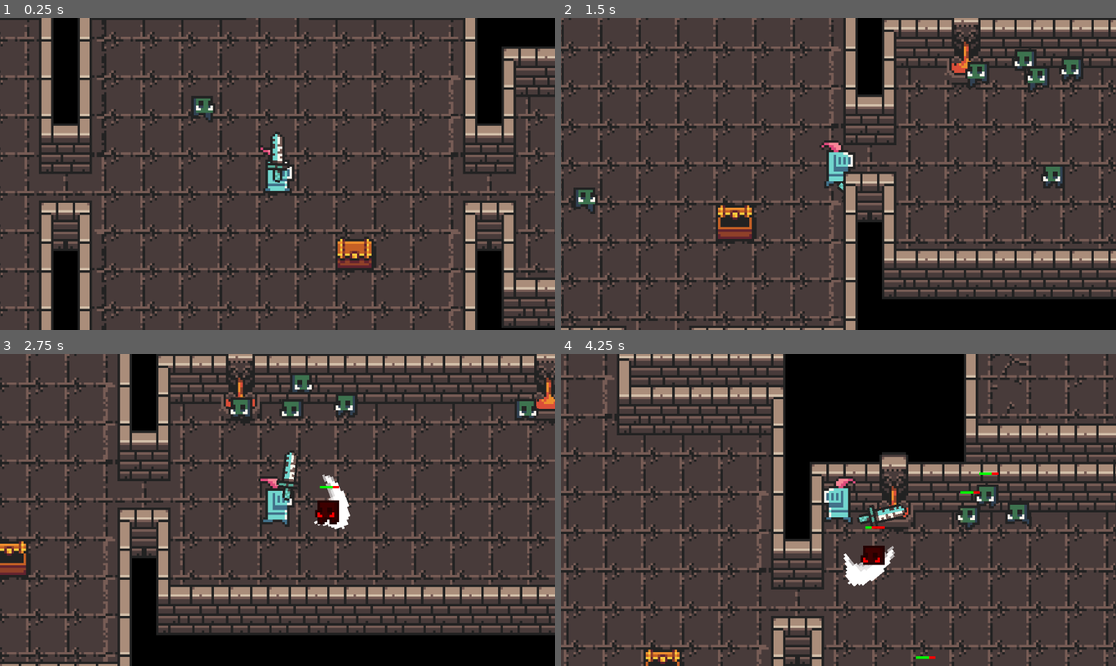
Above: before the commit, frames 1-4 (two rows, left to right).
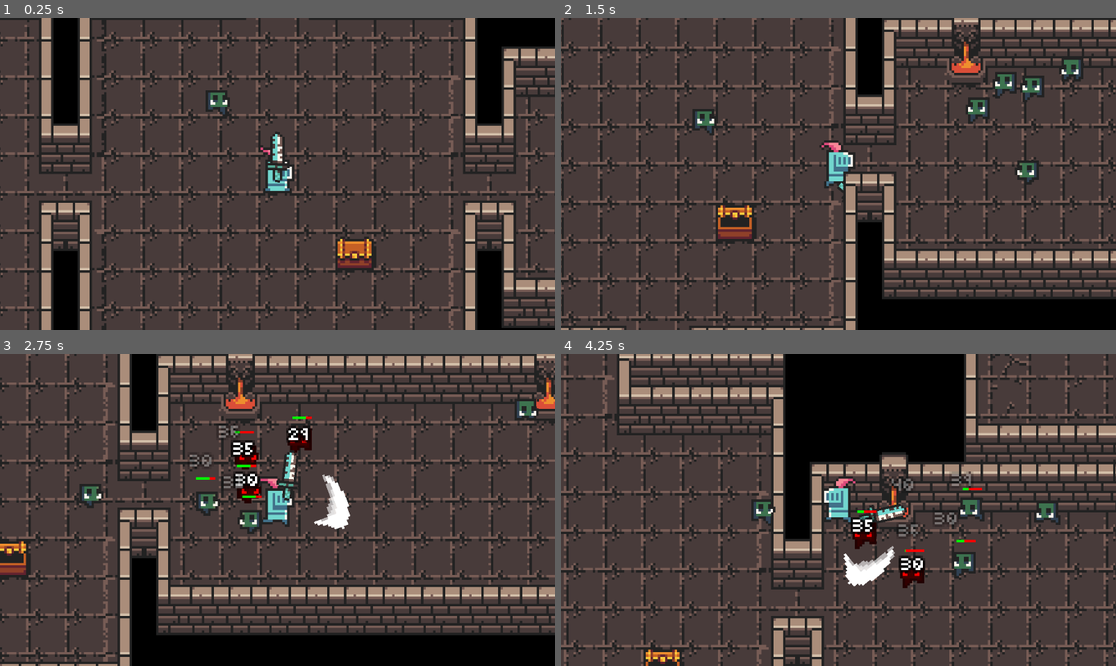
Above: after the commit, the same moments.

Repository: annoah-edu/tcss360-dungeon-rpg
Game: Godot game, scene res://scenes/map/map.tscn
Same seed, same stepped clock (60 frames per second), same inputs: the game is played once before the commit and once after it.
Inputs (mouse positions are in pixels of both pictures, inside the frame that each line leads up to):
- Up to frame 1 (0.25 s): no input
- Up to frame 2 (1.5 s): move the mouse to (960, 158) at 0.52 s; press the mouse at (960, 158) at 0.53 s; hold D (move right) 0.53-1.28 s; move the mouse to (727, 189) at 1.27 s; release the mouse at (727, 189) at 1.28 s; hold S (move down) from 1.28 s (still down); click (727, 189) at 1.35 s
- Up to frame 3 (2.75 s): move the mouse to (333, 441) at 2.02 s; release S (move down) at 2.03 s; press the mouse at (333, 441) at 2.03 s; hold D (move right) from 2.03 s (still down)
- Up to frame 4 (4.25 s): move the mouse to (810, 572) at 2.77 s; release D (move right) at 2.78 s; release the mouse at (810, 572) at 2.78 s; hold W (move up) 2.78-3.53 s; click (810, 572) at 2.85 s; move the mouse to (1005, 556) at 3.52 s; press the mouse at (1005, 556) at 3.53 s; hold A (move left) from 3.53 s (still down)

The runs differ from the first frame. In frame 1, 0.4% of the frame differs, in the area x 34-42%, y 23-34%; in frame 2, 2.2%; in frame 3, 3.4%, in the area x 14-65%, y 6-58%; in frame 4, 3.0%.

Commit message:
Added damage numbers and enemies chase AI

Diff:
--- a/player.gd
+++ b/player.gd
@@ -1,9 +1,10 @@
 extends CharacterBody2D
+class_name Player
 
 const SPEED = 100.0
 
-@export var atk_dmg: int = 1
-@export var knockback_strength: int = 130
+@export var atk_dmg: int = 34
+@export var knockback_strength: int = 150
 @export var atk_rate: float = 0.5
 
 @onready var sprite: AnimatedSprite2D = $AnimatedSprite2D # The visual character sprite
@@ -118,4 +119,5 @@
 ## Damages enemies inside the current weapon's range by looping over the array of enemies.
 func _damage_enemies() -> void:
 	for enemy in enemies_in_range:
-		enemy.take_damage(atk_dmg, weapon_hitbox.global_position, knockback_strength)
+		var total_damage: int = round(atk_dmg * randf_range(0.80, 1.20)) # 20% random damage deviation per attack
+		enemy.take_damage(total_damage, weapon_hitbox.global_position, knockback_strength)
--- a/project.godot
+++ b/project.godot
@@ -17,6 +17,7 @@
 
 [autoload]
 
+GameState="*uid://hrgcnaxhmf8"
 SpawnDirector="*res://scripts/autoload/spawn_director.gd"
 EnemySpawner="*uid://ccpoi4jhvkcog"
 
--- /dev/null
+++ b/scenes/effects/damage_number.tscn
@@ -0,0 +1,45 @@
+[gd_scene format=3 uid="uid://i0eqyb8t0yhg"]
+
+[ext_resource type="Script" uid="uid://b6ceekc5ry1vg" path="res://scripts/damage_number.gd" id="1_m808r"]
+[ext_resource type="FontFile" uid="uid://gjx27xqeqipa" path="res://resources/fonts/pixel.ttf" id="3_gasoy"]
+
+[sub_resource type="Theme" id="Theme_d1ilt"]
+default_font = ExtResource("3_gasoy")
+default_font_size = 12
+
+[node name="DamageNumber" type="Control" unique_id=1411287983]
+z_index = 1
+layout_mode = 3
+anchors_preset = 15
+anchor_right = 1.0
+anchor_bottom = 1.0
+offset_left = 954.0
+offset_top = 536.0
+offset_right = -954.0
+offset_bottom = -536.0
+grow_horizontal = 2
+grow_vertical = 2
+script = ExtResource("1_m808r")
+
+[node name="Damage" type="Label" parent="." unique_id=1004739642]
+layout_mode = 1
+anchors_preset = 8
+anchor_left = 0.5
+anchor_top = 0.5
+anchor_right = 0.5
+anchor_bottom = 0.5
+offset_left = -9.0
+offset_top = -6.0
+offset_right = 9.0
+offset_bottom = 6.0
+grow_horizontal = 2
+grow_vertical = 2
+theme = SubResource("Theme_d1ilt")
+theme_override_constants/shadow_offset_x = 4
+theme_override_constants/shadow_offset_y = 4
+theme_override_constants/outline_size = 3
+theme_override_fonts/font = ExtResource("3_gasoy")
+theme_override_font_sizes/font_size = 5
+text = "15"
+horizontal_alignment = 1
+vertical_alignment = 1
--- a/scenes/rooms/room_hall.tscn
+++ b/scenes/rooms/room_hall.tscn
@@ -47,5 +47,5 @@
 position = Vector2(88, 40)
 script = ExtResource("4_b8lqt")
 
-[node name="NavigationRegion2D" type="NavigationRegion2D" parent="." unique_id=1196965733]
+[node name="NavigationRegion" type="NavigationRegion2D" parent="." unique_id=1196965733]
 navigation_polygon = SubResource("NavigationPolygon_tndhx")
--- a/scenes/rooms/room_hall_thin.tscn
+++ b/scenes/rooms/room_hall_thin.tscn
@@ -52,7 +52,7 @@
 position = Vector2(88, 40)
 script = ExtResource("4_dd5th")
 
-[node name="NavigationRegion2D" type="NavigationRegion2D" parent="." unique_id=1196965733]
+[node name="NavigationRegion" type="NavigationRegion2D" parent="." unique_id=1196965733]
 position = Vector2(0, 18.999998)
 scale = Vector2(0.99312836, 0.5501995)
 navigation_polygon = SubResource("NavigationPolygon_tndhx")
--- a/scenes/rooms/room_junction.tscn
+++ b/scenes/rooms/room_junction.tscn
@@ -57,5 +57,5 @@
 position = Vector2(40, 104)
 script = ExtResource("4_270w0")
 
-[node name="NavigationRegion2D" type="NavigationRegion2D" parent="." unique_id=1085963902]
+[node name="NavigationRegion" type="NavigationRegion2D" parent="." unique_id=1085963902]
 navigation_polygon = SubResource("NavigationPolygon_75hbt")
--- a/scenes/rooms/room_junction_thin.tscn
+++ b/scenes/rooms/room_junction_thin.tscn
@@ -6,9 +6,9 @@
 [ext_resource type="Script" uid="uid://xqtnd0548232" path="res://scripts/map/spawn_point.gd" id="4_i41pq"]
 
 [sub_resource type="NavigationPolygon" id="NavigationPolygon_tndhx"]
-vertices = PackedVector2Array(120.640625, 76.89844, 120.640625, 202.39063, 61.648438, 201.24219, 61.648438, 78.359375, 62.039063, 10, 119.63281, 9.7734375, -1, 78.90625, -1, 10, 61.6875, -87.77344, 119.63281, -87.77344, 186.35156, 11.3203125, 185.57031, 76.89844)
-polygons = Array[PackedInt32Array]([PackedInt32Array(0, 1, 2, 3, 4, 5), PackedInt32Array(3, 6, 7, 4), PackedInt32Array(4, 8, 9, 5), PackedInt32Array(0, 5, 10, 11)])
-outlines = Array[PackedVector2Array]([PackedVector2Array(-11, 0, 52, 0, 51.6483, -97.76497, 129.6271, -97.76497, 129.6271, -3.8146973e-06, 196.46608, 1.5518208, 195.45337, 86.90218, 130.63982, 86.90218, 130.63982, 212.6, 51.6483, 211.04816, 51.6483, 88.45401, -11, 89)])
+vertices = PackedVector2Array(61.671875, 78.359375, -7.1328125, 78.96875, -7.1328125, 10, 62.039063, 10, 120.671875, 76.89844, 61.6875, -87.77344, 119.63281, -87.77344, 119.63281, 9.7734375, 120.21875, 222.95313, 61.40625, 222.95313, 186.35156, 11.3203125, 185.57031, 76.89844)
+polygons = Array[PackedInt32Array]([PackedInt32Array(0, 1, 2, 3, 4), PackedInt32Array(3, 5, 6, 7), PackedInt32Array(8, 9, 0, 4), PackedInt32Array(4, 3, 7, 10, 11)])
+outlines = Array[PackedVector2Array]([PackedVector2Array(-17.130053, 0, 52, 0, 51.6483, -97.76497, 129.6271, -97.76497, 129.6271, -3.8146973e-06, 196.46608, 1.5518208, 195.45337, 86.90218, 130.63982, 86.90218, 130.1884, 232.942, 51.39016, 232.942, 51.6483, 88.45401, -17.130053, 89.066055)])
 
 [node name="Room" type="Node2D" unique_id=836727441]
 y_sort_enabled = true
@@ -62,7 +62,7 @@
 position = Vector2(88, 40)
 script = ExtResource("4_i41pq")
 
-[node name="NavigationRegion2D" type="NavigationRegion2D" parent="." unique_id=1196965733]
+[node name="NavigationRegion" type="NavigationRegion2D" parent="." unique_id=1196965733]
 position = Vector2(8, 20)
 scale = Vector2(0.87565404, 0.5838363)
 navigation_polygon = SubResource("NavigationPolygon_tndhx")
--- a/scenes/rooms/room_junction_thin_damaged.tscn
+++ b/scenes/rooms/room_junction_thin_damaged.tscn
@@ -6,9 +6,9 @@
 [ext_resource type="Script" uid="uid://xqtnd0548232" path="res://scripts/map/spawn_point.gd" id="4_wkrfy"]
 
 [sub_resource type="NavigationPolygon" id="NavigationPolygon_tndhx"]
-vertices = PackedVector2Array(120.640625, 77.140625, 120.640625, 202.39063, 61.648438, 201.24219, 61.648438, 78.359375, 184.4375, 75.578125, -1, 78.90625, -1, 10, 129.39063, 10, 184.4375, 11.3125)
-polygons = Array[PackedInt32Array]([PackedInt32Array(0, 1, 2, 3), PackedInt32Array(4, 0, 3, 5, 6, 7, 8)])
-outlines = Array[PackedVector2Array]([PackedVector2Array(-11, 0, 52, 0, 129.6271, -3.8146973e-06, 196.46608, 1.5518208, 194.44066, 85.35036, 130.63982, 86.90218, 130.63982, 212.6, 51.6483, 211.04816, 51.6483, 88.45401, -11, 89)])
+vertices = PackedVector2Array(184.67188, 75.578125, 120.63281, 77.140625, 61.65625, 78.359375, -1, 78.90625, -1, 10, 129.39844, 10, 186.21875, 11.3125, 120.71094, 222.39063, 61.476563, 222.39063)
+polygons = Array[PackedInt32Array]([PackedInt32Array(0, 1, 2, 3, 4, 5, 6), PackedInt32Array(7, 8, 2, 1)])
+outlines = Array[PackedVector2Array]([PackedVector2Array(-11, 0, 52, 0, 129.6271, -3.8146973e-06, 196.46608, 1.5518208, 194.44066, 85.35036, 130.63982, 86.90218, 130.72073, 232.39423, 51.464855, 232.39423, 51.6483, 88.45401, -11, 89)])
 
 [node name="Room" type="Node2D" unique_id=836727441]
 y_sort_enabled = true
@@ -62,7 +62,7 @@
 position = Vector2(88, 40)
 script = ExtResource("4_wkrfy")
 
-[node name="NavigationRegion2D" type="NavigationRegion2D" parent="." unique_id=1196965733]
+[node name="NavigationRegion" type="NavigationRegion2D" parent="." unique_id=1196965733]
 position = Vector2(-2.842171e-14, 19.000002)
 scale = Vector2(0.9715369, 0.5895155)
 navigation_polygon = SubResource("NavigationPolygon_tndhx")
--- a/scenes/rooms/room_start.tscn
+++ b/scenes/rooms/room_start.tscn
@@ -73,5 +73,5 @@
 script = ExtResource("4_w3tkv")
 category = 3
 
-[node name="NavigationRegion2D" type="NavigationRegion2D" parent="." unique_id=1696039948]
+[node name="NavigationRegion" type="NavigationRegion2D" parent="." unique_id=1696039948]
 navigation_polygon = SubResource("NavigationPolygon_3xqj6")
--- a/scenes/rooms/room_test.tscn
+++ b/scenes/rooms/room_test.tscn
@@ -63,5 +63,5 @@
 script = ExtResource("6_spawn")
 category = 0
 
-[node name="NavigationRegion2D" type="NavigationRegion2D" parent="." unique_id=199679897]
+[node name="NavigationRegion" type="NavigationRegion2D" parent="." unique_id=199679897]
 navigation_polygon = SubResource("NavigationPolygon_qkadl")
--- a/scripts/autoload/enemy_spawner.gd
+++ b/scripts/autoload/enemy_spawner.gd
@@ -11,7 +11,7 @@
 	if points.is_empty():
 		return
 	var sp: SpawnPoint = points[randi() % points.size()]
-	var enemy := enemy_scene.instantiate()
+	var enemy: Enemy = enemy_scene.instantiate()
 	get_tree().current_scene.add_child(enemy)
 	enemy.global_position = sp.global_position
 
--- /dev/null
+++ b/scripts/autoload/game_state.gd
@@ -0,0 +1,3 @@
+extends Node
+
+var player: Player
--- /dev/null
+++ b/scripts/damage_number.gd
@@ -0,0 +1,20 @@
+extends Control
+class_name DamageNumber
+
+@export var popup_text: String = "1"
+
+var alpha: float = 1.1
+var x_velocity: float
+var y_velocity: float = -45.0
+
+func _ready() -> void:
+	$Damage.text = str(popup_text)
+	x_velocity = randf_range(-10.0, 10.0)
+
+func _process(delta: float) -> void:
+	position += Vector2(x_velocity, y_velocity) * delta
+	y_velocity += delta * 120
+	alpha -= delta * 1.5
+	modulate.a = clamp(alpha, 0.0, 1.0)
+	if modulate.a <= 0.1:
+		queue_free()
--- a/scripts/enemy.gd
+++ b/scripts/enemy.gd
@@ -1,7 +1,7 @@
 extends CharacterBody2D
 class_name Enemy
 
-@export var max_health: int = 3
+@export var max_health: int = 100
 @export var knockback_recovery_spd: int = 500
 @export var speed: float = 80.0
 
@@ -12,6 +12,7 @@
 @onready var nav_agent: NavigationAgent2D = $NavigationAgent2D
 @onready var animation: AnimatedSprite2D = $AnimatedSprite2D
 @onready var healthbar: TextureProgressBar = $HealthBar
+@onready var damage_number: PackedScene = preload("res://scenes/effects/damage_number.tscn")
 
 var health: int
 
@@ -43,12 +44,13 @@
 		move_and_slide()
 		return
 
-	# If idling, don't update navigation
-	if is_waiting:
+	# Chase the player when close enough. If idling, don't update navigation
+	if global_position.distance_to(GameState.player.global_position) < 100:
+		nav_agent.target_position = GameState.player.global_position
+		animation.play("moving")
+	elif is_waiting:
 		return
-
-	# If the navigation path is finished, find a new target position
-	if nav_agent.is_navigation_finished():
+	elif nav_agent.is_navigation_finished(): # If the navigation path is finished, find a new target position
 		_wait_then_pick_new_target()
 		return
 
@@ -95,6 +97,12 @@
 
 ## Takes a specified amount of damage, and dies if health is below 0
 func take_damage(amount: int, source: Vector2, knockback_strength: int) -> void:
+	# Create a damage number
+	var damage_popup: DamageNumber = damage_number.instantiate()
+	damage_popup.popup_text = str(amount)
+	damage_popup.global_position = global_position - Vector2(0, animation.sprite_frames.get_frame_texture("idle", 0).get_height() / 2.0)
+	get_tree().current_scene.add_child(damage_popup)
+
 	health -= amount
 	if health <= 0:
 		queue_free()
--- a/scripts/map/map_assembler.gd
+++ b/scripts/map/map_assembler.gd
@@ -80,6 +80,7 @@
 	if player_scene == null or start_room == null:
 		return
 	var player := player_scene.instantiate()
+	GameState.player = player # Set the game state's player reference to the player being spawned
 	add_child(player)
 	var start_marker := _find_player_start(start_room)
 	if start_marker != null:
Binary file added: resources/fonts/pixel.ttf
Not shown, added: resources/fonts/pixel.ttf.import
Not shown, added: scripts/autoload/game_state.gd.uid
Not shown, added: scripts/damage_number.gd.uid
